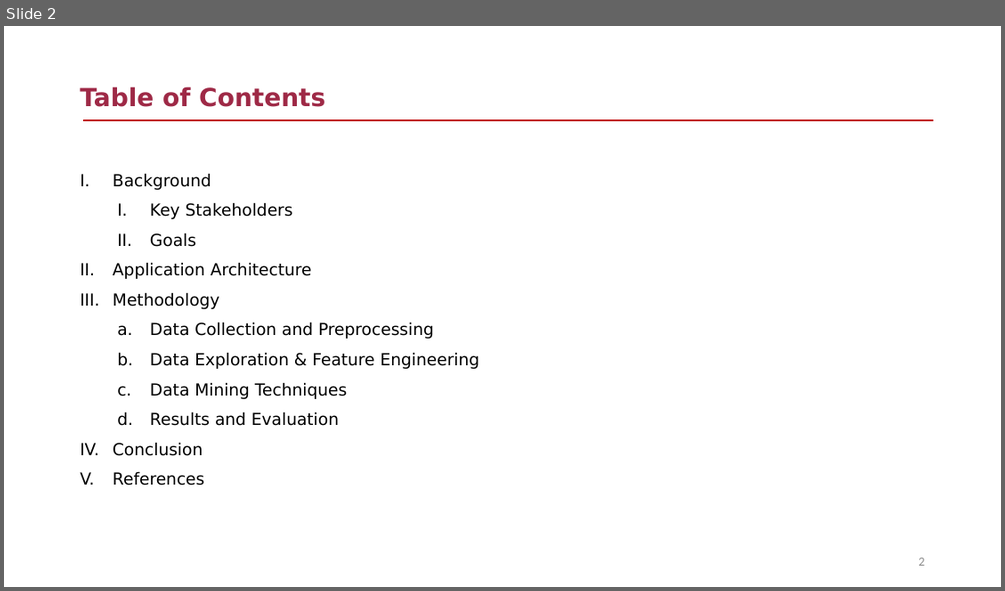
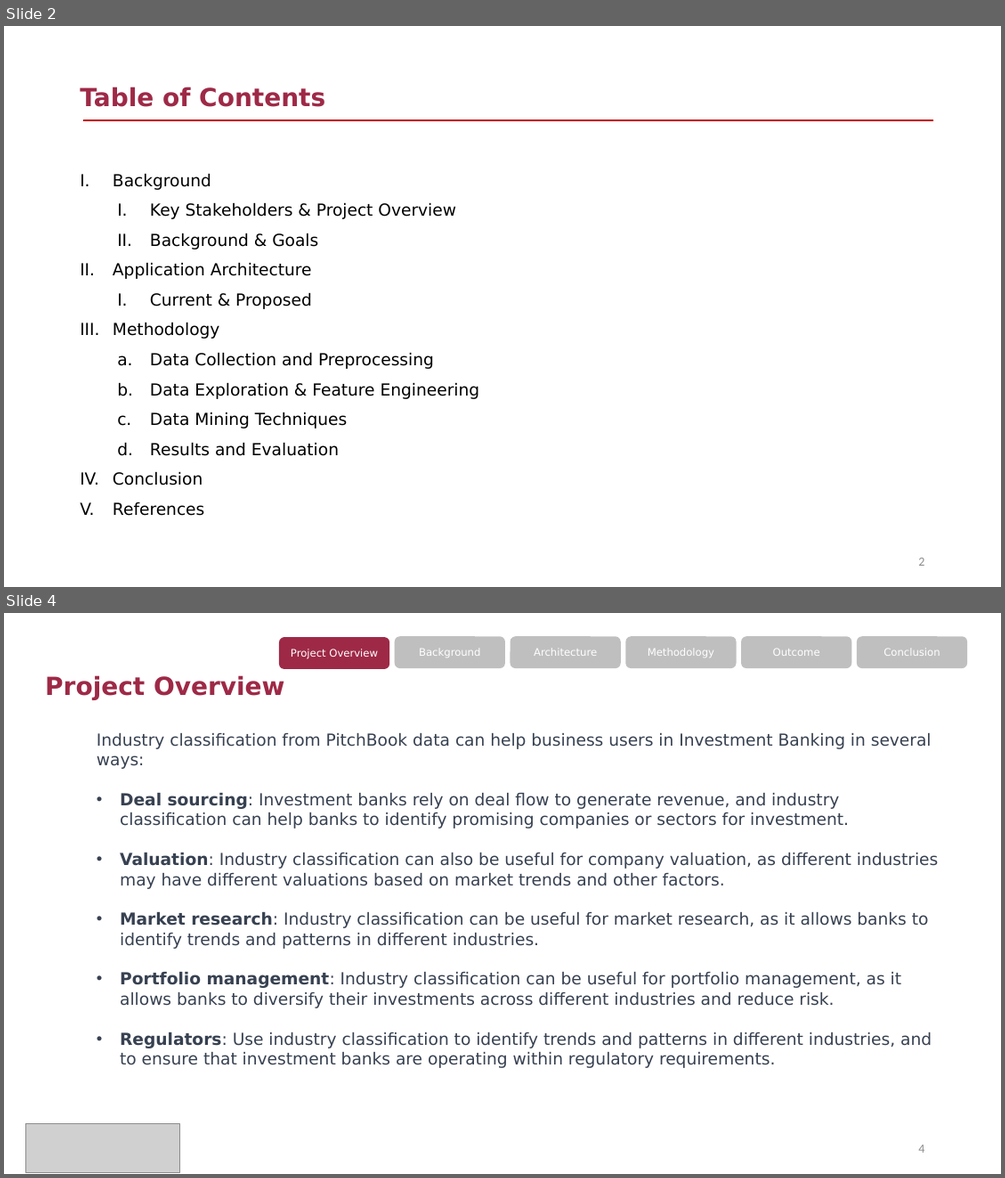
Before and after one commit to zqw86713/MSCA_31008_0N01_Winter_2023_Data_Mining_Principles, a slide deck: Final_project/MScA_31008_Final_Project_Presentation - Pitchbook Industry Classification.pptx. Shown one above the other, each under a label of ours: slide 2 before the commit, slides 2 and 4 after it; the slides between them are not shown. The pictures are 1005x591 and 1005x1178 pixels, drawn with LibreOffice and Linux fonts; fonts in the diff are those of the drawing; grey boxes stand for pictures. Boxes give left, top, right and bottom in pixels: in the first picture for what was removed or moved away, otherwise in the second. Text is boxed around its words. In the diff, an @@ line names an element or a change of style, - is before the commit and + after.

```diff
--- a/Final_project/MScA_31008_Final_Project_Presentation - Pitchbook Industry Classification.pptx
+++ b/Final_project/MScA_31008_Final_Project_Presentation - Pitchbook Industry Classification.pptx
@@ slide 4 added at (4,613,1001,1174), background #FFFFFF @@
@@ rounded rectangle added at (279,637,390,669), fill #9E2946, 10 pt, text #FFFFFF @@
+Project Overview
@@ rounded rectangle added at (395,636,505,668), fill #BFBFBF, 10 pt, text #FFFFFF @@
+Background
@@ rounded rectangle added at (510,636,621,668), fill #BFBFBF, 10 pt, text #FFFFFF @@
+Architecture
@@ rounded rectangle added at (625,636,736,668), fill #BFBFBF, 10 pt, text #FFFFFF @@
+Methodology
@@ rounded rectangle added at (741,636,852,668), fill #BFBFBF, 10 pt, text #FFFFFF @@
+Outcome
@@ rounded rectangle added at (857,636,967,668), fill #BFBFBF, 10 pt, text #FFFFFF @@
+Conclusion
@@ text added at (45,675,285,700), 24 pt, text #9E2946, bold @@
+Project Overview
@@ text added at (97,733,938,1068), 16 pt, text #374151 @@
+Industry classification from PitchBook data can help business users in Investment Banking in several ways:
+• Deal sourcing: Investment banks rely on deal flow to generate revenue, and industry classification can help banks to identify promising companies or sectors for investment.
+• Valuation: Industry classification can also be useful for company valuation, as different industries may have different valuations based on market trends and other factors.
+• Market research: Industry classification can be useful for market research, as it allows banks to identify trends and patterns in different industries.
+• Portfolio management: Industry classification can be useful for portfolio management, as it allows banks to diversify their investments across different industries and reduce risk.
+• Regulators: Use industry classification to identify trends and patterns in different industries, and to ensure that investment banks are operating within regulatory requirements.
@@ picture added at (25,1123,179,1172) @@
@@ page number added at (918,1144,924,1152), 12 pt, text #8C8C8C @@
+4
@@ slide 2 changed as well @@
@@ text at (150,202,456,249): text changed @@
-  I. Key Stakeholders
-  II. Goals
+  I. Key Stakeholders & Project Overview
+  II. Background & Goals
@@ text at (150,292,312,309): paragraph added @@
+  I. Current & Proposed
```
Also in this commit, not shown: 15 other slides changed, 1 other slide added, 2 slides removed.
